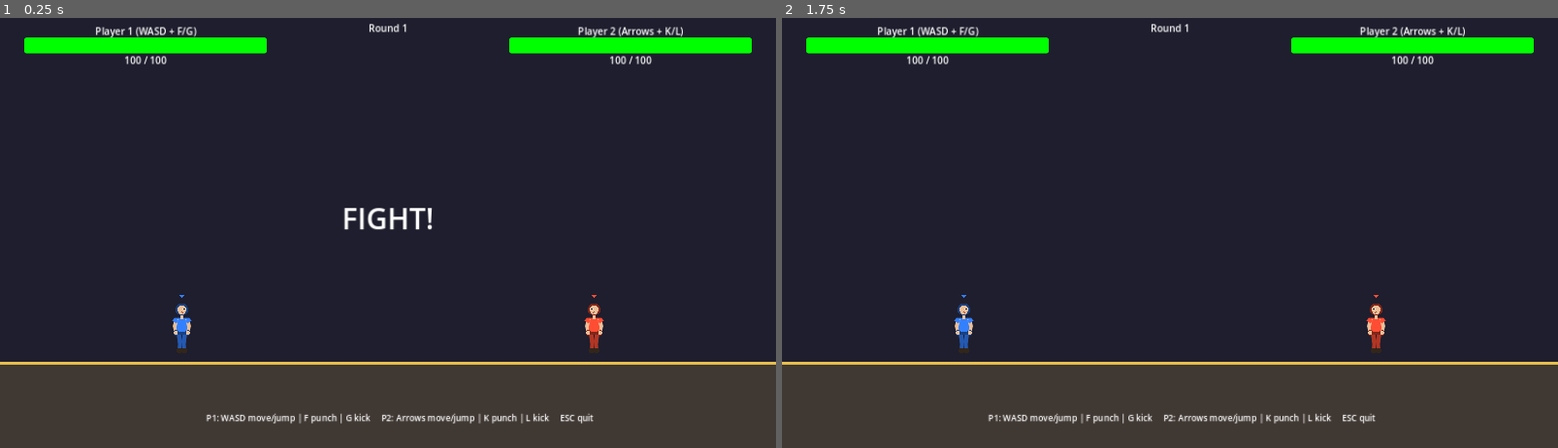
Above: before the commit, frames 1-2 (left to right).
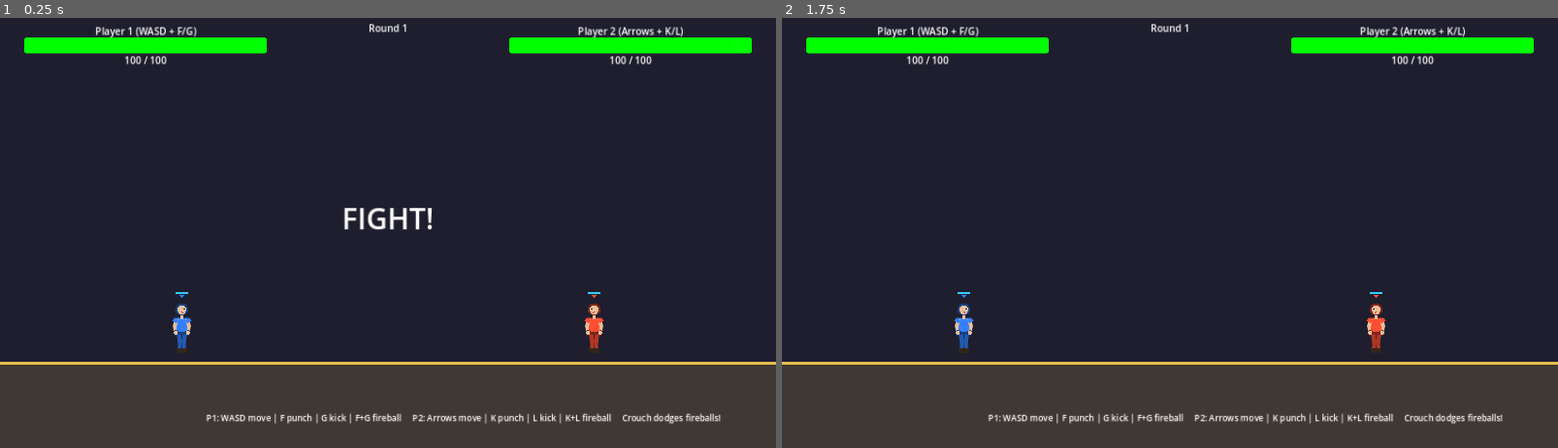
Above: after the commit, the same moments.

Repository: leoemre/gameDevelopment
Game: Godot game, scene res://scenes/main.tscn
Same seed, same stepped clock (60 frames per second), same inputs: the game is played once before the commit and once after it.
Inputs:
- Up to frame 1 (0.25 s): no input
- Up to frame 2 (1.75 s): tap Enter at 0.5 s; tap Space at 1.25 s

The runs differ from the first frame. In frame 1, 0.7% of the frame differs, in the area x 22-93%, y 63-95%; in frame 2, 0.7%.

Commit message:
Add fireball special move with stamina system
Press punch + kick simultaneously (F+G or K+L) to fire a fireball.
- Costs full stamina bar (regens at 20/sec, takes 5s to fill)
- Deals 40 damage with knockback
- Crouching (S or Down) dodges fireballs
- Cyan stamina bar above player indicator (gray while recharging)
- Fireball arms-forward pose with glowing hands effect
- Fireball drawn with layered circles, flames, and trail

No scene structure changes - only added fireball scene/script and
modified fighter.gd logic + drawing, main.gd round cleanup.

https://claude.ai/code/session_013csNQhu1oHfUeZ7gZyrWH2

Diff:
--- /dev/null
+++ b/scenes/fireball.tscn
@@ -0,0 +1,16 @@
+[gd_scene load_steps=3 format=3]
+
+[ext_resource type="Script" path="res://scripts/fireball.gd" id="1_fireball"]
+
+[sub_resource type="CircleShape2D" id="CircleShape2D_fireball"]
+radius = 14.0
+
+[node name="Fireball" type="Area2D"]
+collision_layer = 4
+collision_mask = 1
+monitoring = true
+monitorable = false
+script = ExtResource("1_fireball")
+
+[node name="CollisionShape" type="CollisionShape2D" parent="."]
+shape = SubResource("CircleShape2D_fireball")
--- a/scenes/main.tscn
+++ b/scenes/main.tscn
@@ -209,7 +209,7 @@
 offset_right = 940.0
 offset_bottom = 710.0
 theme_override_font_sizes/font_size = 14
-text = "P1: WASD move/jump | F punch | G kick     P2: Arrows move/jump | K punch | L kick     ESC quit"
+text = "P1: WASD move | F punch | G kick | F+G fireball     P2: Arrows move | K punch | L kick | K+L fireball     Crouch dodges fireballs!"
 horizontal_alignment = 1
 
 [node name="RestartTimer" type="Timer" parent="."]
--- a/scripts/fighter.gd
+++ b/scripts/fighter.gd
@@ -18,6 +18,11 @@
 const ATTACK_COOLDOWN: float = 0.15
 const KNOCKBACK_FORCE: float = 400.0
 const HIT_STUN_DURATION: float = 0.2
+
+# Fireball
+const FIREBALL_DAMAGE: int = 40
+const STAMINA_MAX: float = 100.0
+const STAMINA_REGEN_RATE: float = 20.0  # per second
 
 # State
 var health: int
@@ -30,6 +35,10 @@
 var is_dead: bool = false
 var opponent: CharacterBody2D = null
 var flash_timer: float = 0.0
+var is_crouching: bool = false
+var stamina: float = STAMINA_MAX
+var is_firing_special: bool = false
+var fireball_anim_timer: float = 0.0
 
 # Animation state (0.0 = idle, 1.0 = full extension)
 var attack_anim_progress: float = 0.0
@@ -91,6 +100,16 @@
 	if flash_timer > 0:
 		flash_timer -= delta
 
+	# Stamina regen
+	if stamina < STAMINA_MAX:
+		stamina = minf(stamina + STAMINA_REGEN_RATE * delta, STAMINA_MAX)
+
+	# Fireball anim
+	if is_firing_special:
+		fireball_anim_timer -= delta
+		if fireball_anim_timer <= 0:
+			is_firing_special = false
+
 	# Attack timer and animation
 	if is_attacking:
 		attack_timer -= delta
@@ -116,7 +135,8 @@
 		velocity.y += gravity * delta
 
 	# Movement (disabled during attack or hit stun)
-	if not is_attacking and hit_stun_timer <= 0:
+	is_crouching = false
+	if not is_attacking and not is_firing_special and hit_stun_timer <= 0:
 		var direction := 0.0
 		if Input.is_action_pressed(input_left):
 			direction -= 1.0
@@ -133,17 +153,23 @@
 		if Input.is_action_just_pressed(input_up) and is_on_floor():
 			velocity.y = jump_force
 
-		# Crouch (slow down)
+		# Crouch (slow down + dodge fireballs)
 		if Input.is_action_pressed(input_down) and is_on_floor():
 			velocity.x *= 0.3
-	elif is_attacking:
+			is_crouching = true
+	elif is_attacking or is_firing_special:
 		velocity.x *= 0.8
 
-	# Attack inputs
-	if not is_attacking and cooldown_timer <= 0 and hit_stun_timer <= 0:
-		if Input.is_action_just_pressed(input_punch):
+	# Attack inputs - special (both) checked first
+	if not is_attacking and not is_firing_special and cooldown_timer <= 0 and hit_stun_timer <= 0:
+		var punch_pressed := Input.is_action_just_pressed(input_punch)
+		var kick_pressed := Input.is_action_just_pressed(input_kick)
+		if (punch_pressed and Input.is_action_pressed(input_kick)) or \
+		   (kick_pressed and Input.is_action_pressed(input_punch)):
+			_try_fireball()
+		elif punch_pressed:
 			_start_attack("punch")
-		elif Input.is_action_just_pressed(input_kick):
+		elif kick_pressed:
 			_start_attack("kick")
 
 	move_and_slide()
@@ -206,6 +232,27 @@
 	is_dead = true
 	velocity = Vector2.ZERO
 	emit_signal("player_died", player_id)
+
+func _try_fireball() -> void:
+	if stamina < STAMINA_MAX:
+		return
+	stamina = 0.0
+	is_firing_special = true
+	fireball_anim_timer = 0.35
+	get_tree().create_timer(0.15).timeout.connect(func():
+		var fireball_scene = load("res://scenes/fireball.tscn")
+		var fb = fireball_scene.instantiate()
+		fb.direction = 1.0 if facing_right else -1.0
+		fb.damage = FIREBALL_DAMAGE
+		fb.owner_id = player_id
+		fb.global_position = global_position + Vector2((30.0 if facing_right else -30.0), -40.0)
+		get_parent().add_child(fb)
+	)
+
+func take_fireball_damage(damage: int, dir: float) -> void:
+	if is_crouching:
+		return
+	take_damage(damage, dir)
 
 func reset(start_pos: Vector2, face_right: bool) -> void:
 	global_position = start_pos
@@ -217,6 +264,10 @@
 	cooldown_timer = 0.0
 	hit_stun_timer = 0.0
 	flash_timer = 0.0
+	is_crouching = false
+	stamina = STAMINA_MAX
+	is_firing_special = false
+	fireball_anim_timer = 0.0
 	attack_anim_progress = 0.0
 	facing_right = face_right
 	emit_signal("health_changed", health, max_health)
@@ -313,7 +364,14 @@
 	var left_hand: Vector2
 	var right_hand: Vector2
 
-	if is_attacking and attack_type == "punch":
+	if is_firing_special:
+		# Both arms thrust forward for fireball
+		var thrust := 30.0
+		right_elbow = Vector2(dir * 14.0, SHOULDER_Y - 6.0)
+		right_hand = Vector2(dir * (15.0 + thrust), SHOULDER_Y - 10.0)
+		left_elbow = Vector2(dir * 10.0, SHOULDER_Y - 2.0)
+		left_hand = Vector2(dir * (12.0 + thrust), SHOULDER_Y - 8.0)
+	elif is_attacking and attack_type == "punch":
 		# Punching arm (front arm) extends forward
 		var punch_extend := attack_anim_progress * 40.0
 		var punch_lift := attack_anim_progress * 8.0
@@ -347,6 +405,14 @@
 	if is_attacking and attack_type == "punch" and attack_anim_progress > 0.5:
 		var impact_pos := right_hand + Vector2(dir * 6.0, 0)
 		draw_circle(impact_pos, 5.0 * attack_anim_progress, Color(1, 1, 1, 0.6 * attack_anim_progress))
+
+	# Fireball glow on hands
+	if is_firing_special:
+		var mid := (right_hand + left_hand) * 0.5
+		var pulse := (sin(Time.get_ticks_msec() * 0.03) + 1.0) * 0.5
+		draw_circle(mid, 12.0 + pulse * 3.0, Color(1, 0.5, 0, 0.3))
+		draw_circle(mid, 6.0 + pulse * 2.0, Color(1, 0.8, 0.2, 0.5))
+		draw_circle(mid, 3.0, Color(1, 1, 0.8, 0.8))
 
 	# Sleeve cuffs on shoulders
 	_draw_limb(left_shoulder, left_shoulder + Vector2((-3.0) * dir, 4.0), body_color, LIMB_WIDTH + 2)
@@ -406,5 +472,13 @@
 	])
 	draw_colored_polygon(tri, indicator_color)
 
+	# Stamina bar
+	if not is_dead:
+		var stam_y := indicator_y - 10.0
+		var stam_ratio := stamina / STAMINA_MAX
+		draw_rect(Rect2(-10, stam_y, 20, 3), Color(0.2, 0.2, 0.2, 0.8))
+		var sc := Color(0.2, 0.8, 1.0) if stam_ratio > 0.99 else Color(0.4, 0.4, 0.4)
+		draw_rect(Rect2(-10, stam_y, 20 * stam_ratio, 3), sc)
+
 func _draw_limb(from: Vector2, to: Vector2, color: Color, width: float) -> void:
 	draw_line(from, to, color, width, true)
--- /dev/null
+++ b/scripts/fireball.gd
@@ -0,0 +1,50 @@
+extends Area2D
+
+var direction: float = 1.0
+var speed: float = 500.0
+var damage: int = 40
+var owner_id: int = 0
+var lifetime: float = 3.0
+var has_hit: bool = false
+
+func _physics_process(delta: float) -> void:
+	if has_hit:
+		return
+	position.x += direction * speed * delta
+	lifetime -= delta
+
+	var bodies = get_overlapping_bodies()
+	for body in bodies:
+		if body is CharacterBody2D and body.has_method("take_fireball_damage"):
+			if body.player_id != owner_id:
+				has_hit = true
+				body.take_fireball_damage(damage, direction)
+				queue_free()
+				return
+
+	if lifetime <= 0:
+		queue_free()
+	queue_redraw()
+
+func _draw() -> void:
+	# Outer glow
+	draw_circle(Vector2.ZERO, 16.0, Color(1.0, 0.3, 0.0, 0.2))
+	# Fire body
+	draw_circle(Vector2.ZERO, 10.0, Color(1.0, 0.4, 0.0, 0.8))
+	# Mid
+	draw_circle(Vector2.ZERO, 6.0, Color(1.0, 0.7, 0.1, 0.9))
+	# Core
+	draw_circle(Vector2.ZERO, 3.0, Color(1.0, 1.0, 0.8, 1.0))
+
+	# Flickering flames
+	var t := Time.get_ticks_msec() * 0.01
+	for i in 4:
+		var angle := t + i * 1.57
+		var dist := 7.0 + sin(angle * 2.3) * 3.0
+		var fp := Vector2(cos(angle) * dist, sin(angle) * dist)
+		draw_circle(fp, 2.5 + sin(angle * 3.7), Color(1.0, 0.5, 0.0, 0.5))
+
+	# Trail
+	for i in 3:
+		var tx := -direction * (10.0 + i * 8.0)
+		draw_circle(Vector2(tx, 0), 4.0 - i, Color(1.0, 0.4, 0.0, 0.3 - i * 0.08))
--- a/scripts/main.gd
+++ b/scripts/main.gd
@@ -33,6 +33,10 @@
 
 func _start_round() -> void:
 	game_active = true
+	# Clean up fireballs
+	for child in get_children():
+		if child is Area2D:
+			child.queue_free()
 	player1.reset(P1_START, true)
 	player2.reset(P2_START, false)
 	round_label.text = "Round " + str(round_number)
